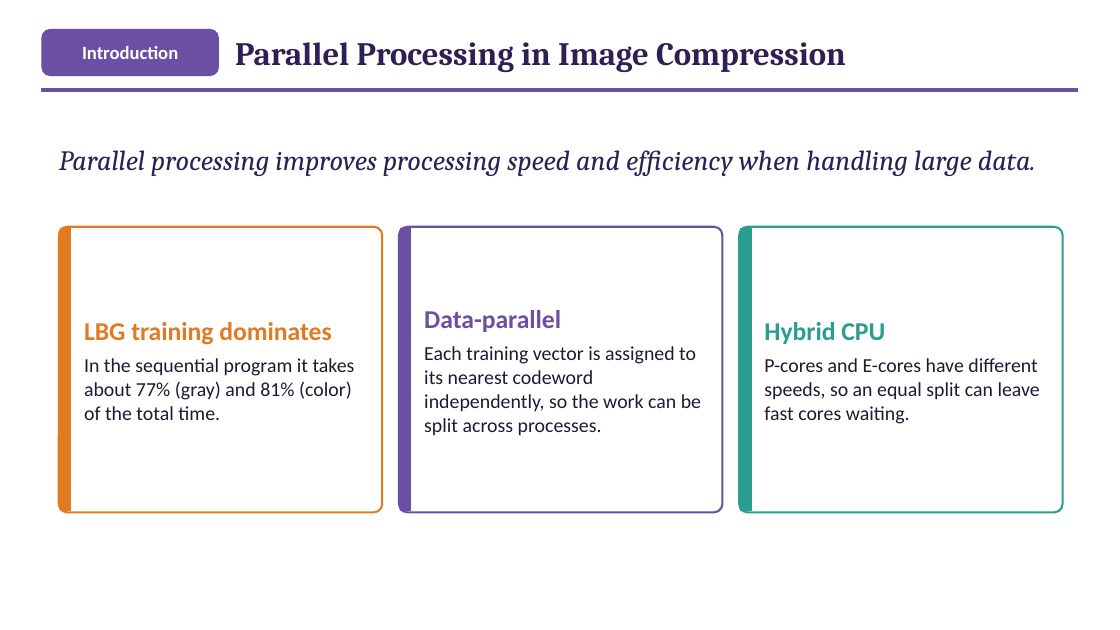
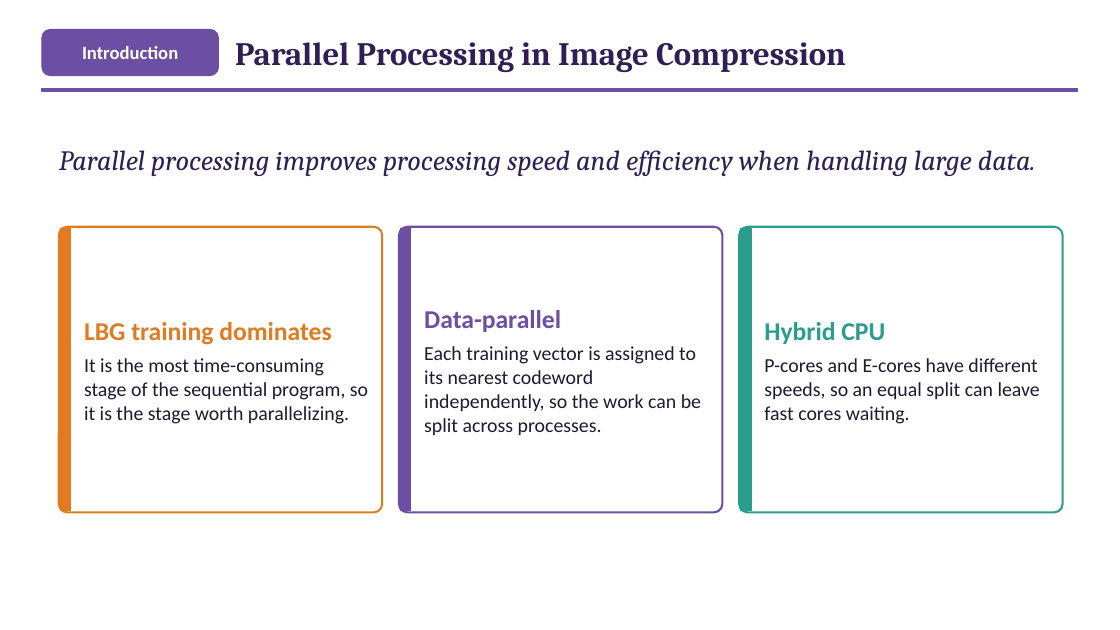
Before and after one commit to ibtihal-cpu/mihk, a slide deck: slide 5 of results/seminar/figs/Seminar_Ibtihal_FINAL.pptx. Drawn at 1120x630 pixels with LibreOffice and Linux fonts; fonts in the diff are those of the drawing. Boxes give left, top, right and bottom in pixels: in the first picture for what was removed or moved away, otherwise in the second. Text is boxed around its words. In the diff, an @@ line names an element or a change of style, - is before the commit and + after.

```diff
--- a/results/seminar/figs/Seminar_Ibtihal_FINAL.pptx
+++ b/results/seminar/figs/Seminar_Ibtihal_FINAL.pptx
@@ text at (84,358,368,424): text changed @@
-In the sequential program it takes about 77% (gray) and 81% (color) of the total time.
+It is the most time-consuming stage of the sequential program, so it is the stage worth parallelizing.
```
Also in this commit, not shown: 2 other slides changed, 3 other files.
